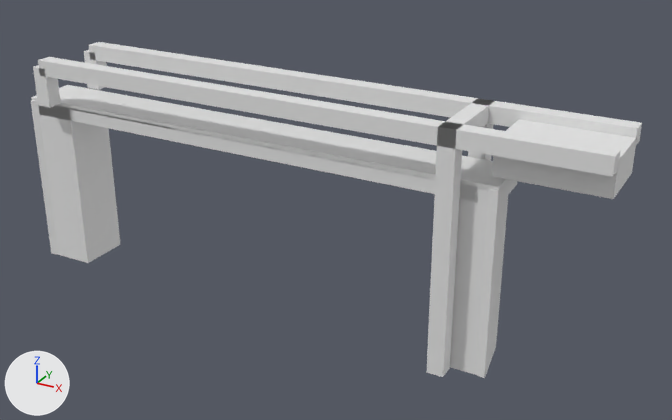
What one commit did to the glTF model models/hasselt/hasselt-erfgenamenbrug/hasselt-erfgenamenbrug.glb.
One viewpoint serves both versions: a 50 mm lens placed at (27.2, -39.9, 16.6), pointed at (4.7, 1.0, -3.9). Every picture has the same lights, and +X, +Y and +Z are marked at lower left. The older version comes first.

The older version as bpy lines, for what is in view:
```python
ob_building_balans = bpy.data.objects.new('building:balans', me_balans)
ob_building_balans.location = (0.0, 0.0, 0.0)
ob_building_balans_2 = bpy.data.objects.new('building:balans 2', me_balans_2)
ob_building_balans_2.location = (0.0, 0.0, 0.0)
ob_building_contragewicht = bpy.data.objects.new('building:contragewicht', me_contragewicht)
ob_building_contragewicht.location = (0.0, 0.0, 0.0)
ob_building_hamei = bpy.data.objects.new('building:hamei', me_hamei)
ob_building_hamei.location = (0.0, 0.0, 0.0)
ob_building_hamei_2 = bpy.data.objects.new('building:hamei 2', me_hamei_2)
ob_building_hamei_2.location = (0.0, 0.0, 0.0)
ob_building_hangstang = bpy.data.objects.new('building:hangstang', me_hangstang)
ob_building_hangstang.location = (0.0, 0.0, 0.0)
ob_building_hangstang_2 = bpy.data.objects.new('building:hangstang 2', me_hangstang_2)
ob_building_hangstang_2.location = (0.0, 0.0, 0.0)
ob_building_portaal = bpy.data.objects.new('building:portaal', me_portaal)
ob_building_portaal.location = (0.0, 0.0, 0.0)
ob_road_dek = bpy.data.objects.new('road:dek', me_dek)
ob_road_dek.location = (0.0, 0.0, 0.0)
# also in view: 'road:landhoofd (aangenomen) 2' at (13.2, -0.1, -4.9); 'road:landhoofd (aangenomen)' at (-13.2, -0.1, -4.9); 'road:fietspad' at (0.0, 0.0, 0.2)
```
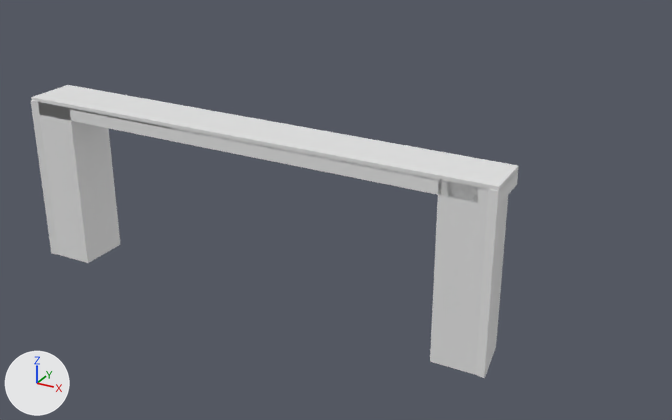
What the commit changed:
Object 'building:hamei' (ob_building_hamei) is deleted.
Object 'building:hamei 2' (ob_building_hamei_2) is deleted.
Object 'building:portaal' (ob_building_portaal) is deleted.
Object 'building:balans' (ob_building_balans) is deleted.
Object 'building:hangstang' (ob_building_hangstang) is deleted.
Object 'building:balans 2' (ob_building_balans_2) is deleted.
Object 'building:hangstang 2' (ob_building_hangstang_2) is deleted.
Object 'building:contragewicht' (ob_building_contragewicht) is deleted.

Pixel boxes [x1, y1, x2, y2] of what changed, in the pictures (672 x 420 px):
'building:balans 2', deleted
    before: [38, 57, 620, 177]
'building:balans', deleted
    before: [89, 42, 642, 145]
'building:hamei 2', deleted
    before: [426, 121, 462, 377]
'building:contragewicht', deleted
    before: [492, 119, 637, 199]
'building:hangstang 2', deleted
    before: [33, 66, 61, 108]
'building:portaal', deleted
    before: [442, 101, 492, 127]
'building:hamei', deleted
    before: [468, 99, 494, 161]
'building:hangstang', deleted
    before: [84, 50, 107, 90]
